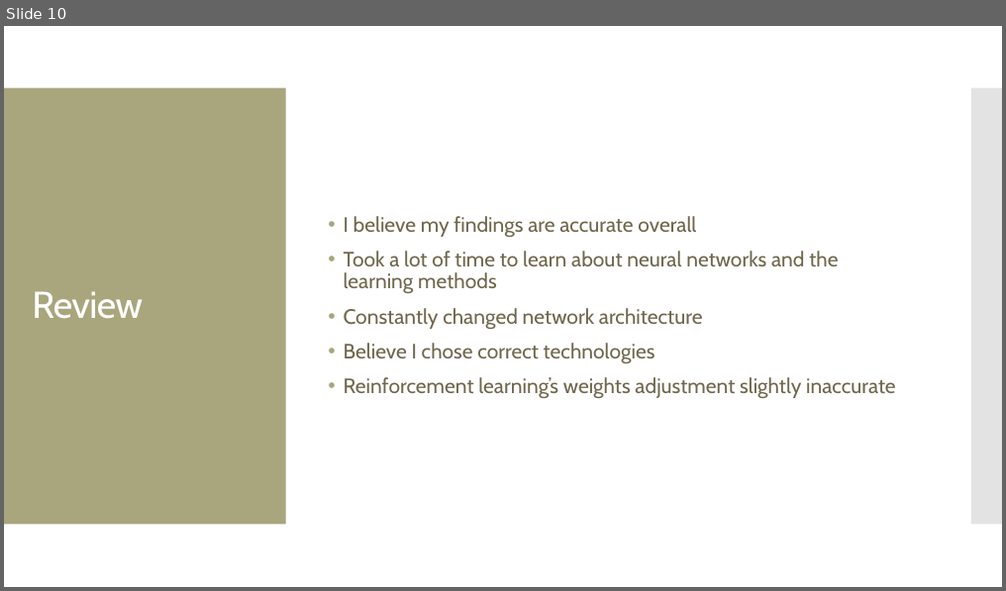
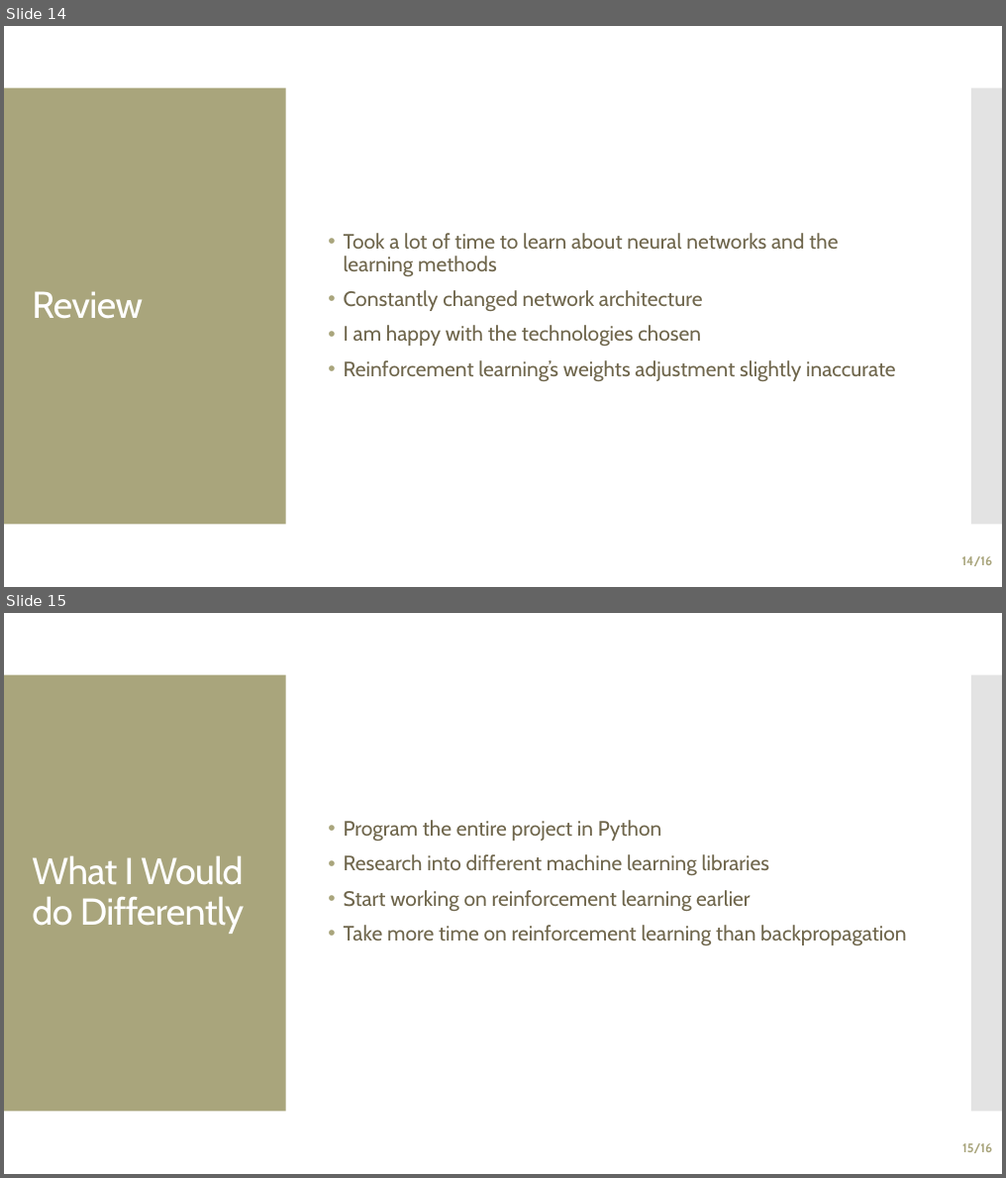
Before and after one commit to ClionaHayden/FYP-AIComparision, a slide deck: Docs/Final Presentation.pptx. Shown one above the other, each under a label of ours: slide 10 before the commit, slides 14 and 15 after it. The pictures are 1006x591 and 1006x1178 pixels, drawn with LibreOffice and Linux fonts; fonts in the diff are those of the drawing. Boxes give left, top, right and bottom in pixels: in the first picture for what was removed or moved away, otherwise in the second. Text is boxed around its words. In the diff, an @@ line names an element or a change of style, - is before the commit and + after.

```diff
--- a/Docs/Final Presentation.pptx
+++ b/Docs/Final Presentation.pptx
@@ slide 15 added at [4, 613, 1002, 1174], background #FFFFFF; not listed: 2 template elements that a slide beside it also shows @@
@@ text added at [344, 820, 906, 946], 20 pt, text #6F664C @@
+• Program the entire project in Python
+• Research into different machine learning libraries
+• Start working on reinforcement learning earlier
+• Take more time on reinforcement learning than backpropagation
@@ title added at [32, 856, 244, 934], 36 pt, text #FFFFFF @@
+What I Would do Differently
@@ page number added at [962, 1144, 992, 1154], 12 pt, text #A9A57C, bold @@
+15/16
@@ what was slide 10 is now slide 14 @@
@@ slide 14 changed as well @@
@@ text at [344, 216, 696, 237]: paragraph removed @@
-• I believe my findings are accurate overall
@@ text at [344, 325, 701, 346]: text changed @@
-• Believe I chose correct technologies
+• I am happy with the technologies chosen
@@ page number added at [962, 557, 993, 567], 12 pt, text #A9A57C, bold @@
+14/16
```
Also in this commit, not shown: 10 other slides changed, 4 other slides added, 1 slide removed, 8 other files.
